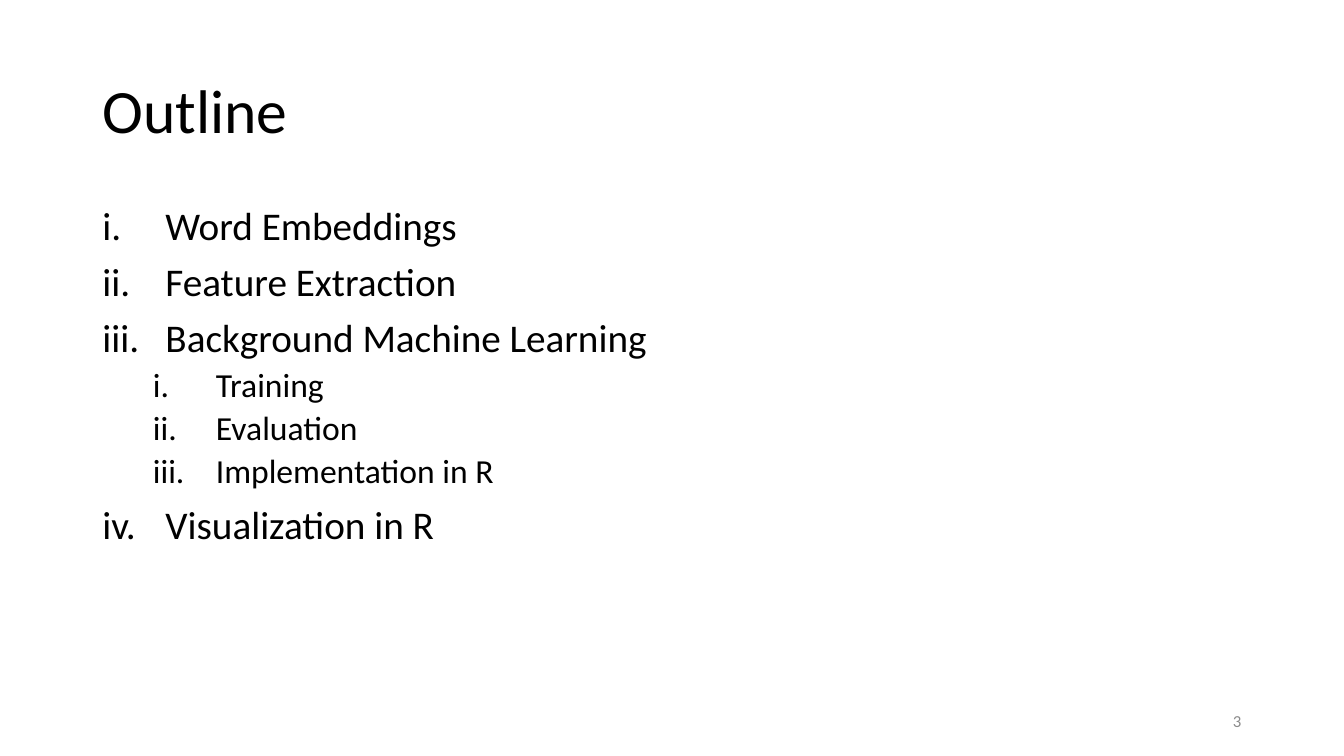
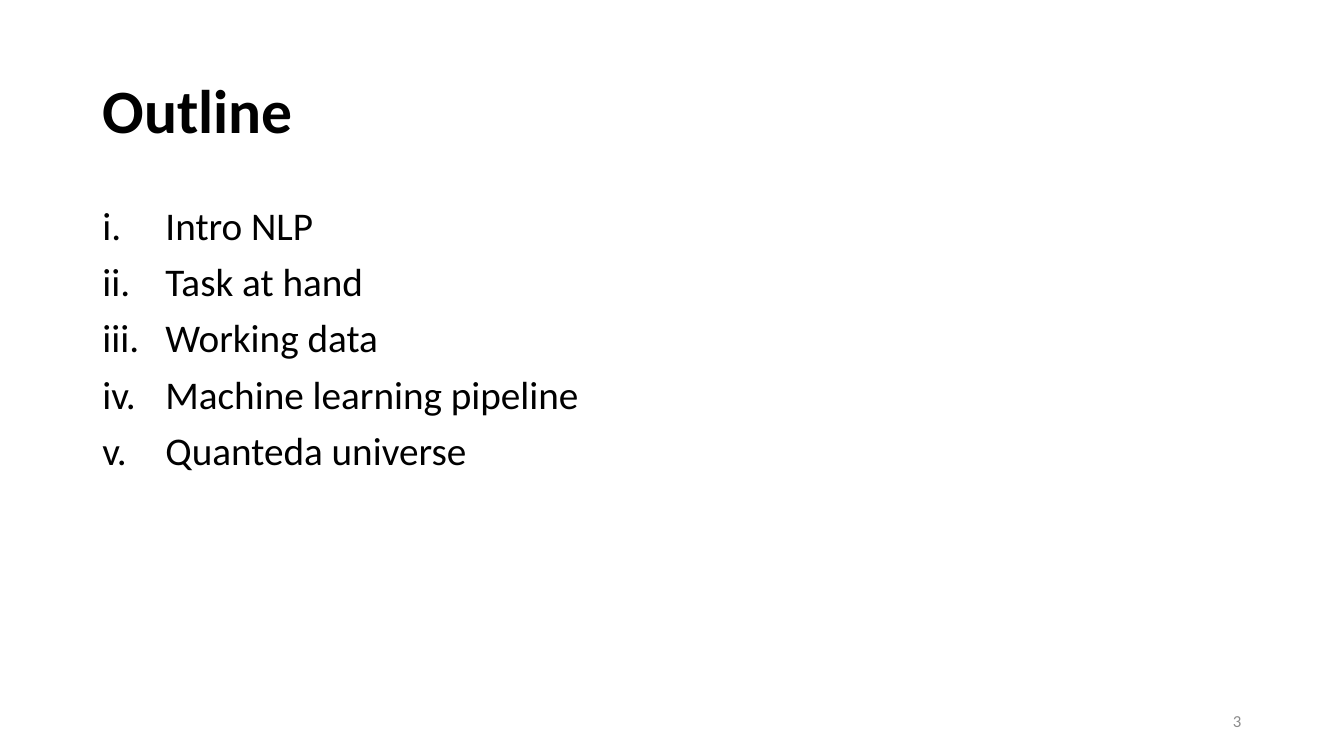
Before and after one commit to lisa-wm/consulting, a slide deck: slide 3 of 5_seminar/Contents_Part_01/Präsentation_Teil1.pptx. Drawn at 1344x756 pixels with LibreOffice and Linux fonts; fonts in the diff are those of the drawing. Boxes give left, top, right and bottom in pixels: in the first picture for what was removed or moved away, otherwise in the second. Text is boxed around its words. In the diff, an @@ line names an element or a change of style, - is before the commit and + after.

```diff
--- a/5_seminar/Contents_Part_01/Präsentation_Teil1.pptx
+++ b/5_seminar/Contents_Part_01/Präsentation_Teil1.pptx
@@ title "Outline" at box(102, 89, 292, 134): bold on @@
@@ text at box(165, 215, 579, 471): text changed @@
-i. Word Embeddings
-ii. Feature Extraction
-iii. Background Machine Learning
-  i. Training
-  ii. Evaluation
-  iii. Implementation in R
-iv. Visualization in R
+i. Intro NLP
+ii. Task at hand
+iii. Working data
+iv. Machine learning pipeline
+v. Quanteda universe
```
Also in this commit, not shown: 4 other slides changed, 21 slides added, 19 slides removed, 2 other files.
